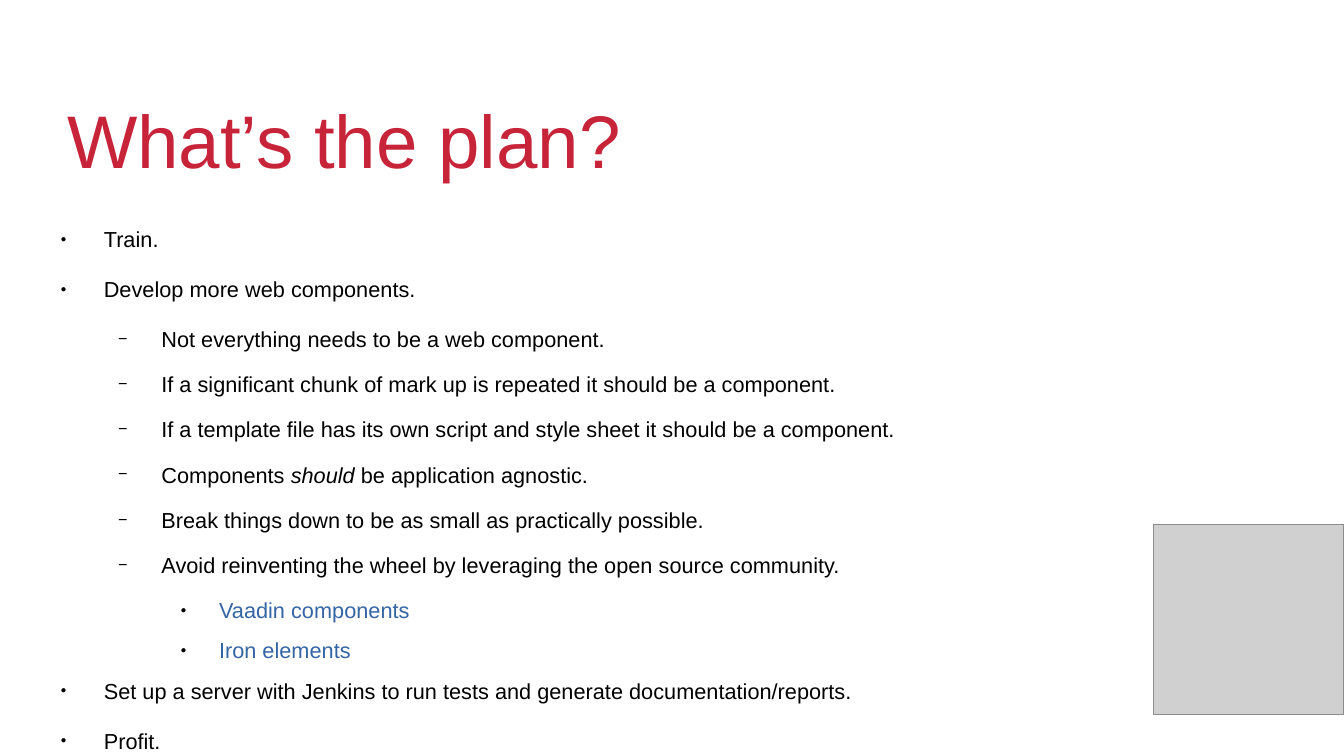
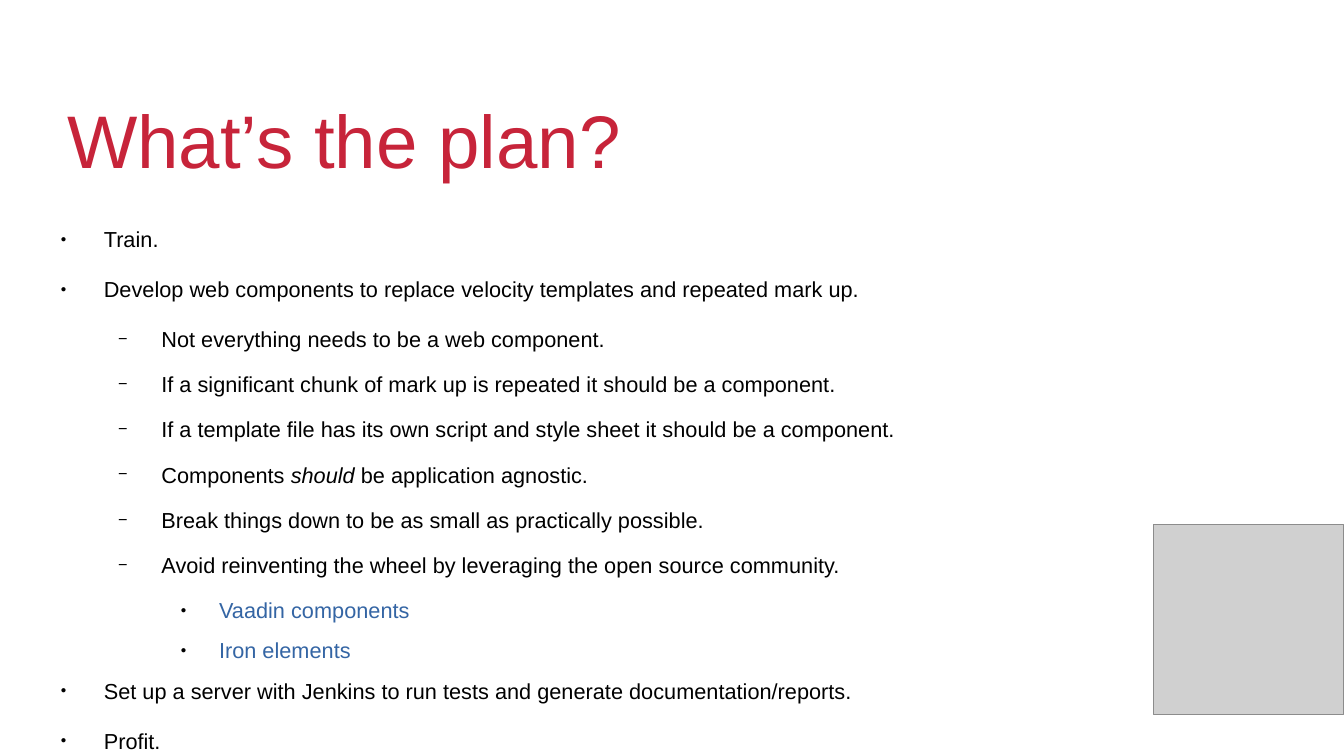
Before and after one commit to QuiWorks/wc-presentation, a slide deck: slide 11 of wc-pp-presentation.odp. Drawn at 1344x756 pixels with LibreOffice and Linux fonts; fonts in the diff are those of the drawing; grey boxes stand for pictures; background and template pictures are left out. Boxes give left, top, right and bottom in pixels: in the first picture for what was removed or moved away, otherwise in the second. Text is boxed around its words. In the diff, an @@ line names an element or a change of style, - is before the commit and + after.

```diff
--- a/wc-pp-presentation.odp
+++ b/wc-pp-presentation.odp
@@ text at box(104, 281, 859, 302): text changed @@
-● Develop more web components.
+● Develop web components to replace velocity templates and repeated mark up.
```
Also in this commit, not shown: 1 other slide changed, 1 other file.
